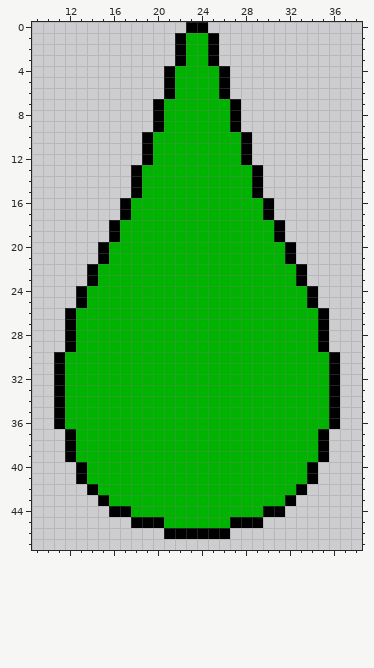
One commit to this pixel-art sprite: images/green-droplet.png. Above is the file before it was changed.
The file is 48x48 pixels. Colours within 5 levels of each other are drawn and written as one. Shown: x 9..38, y 0..47.
And afterwards:
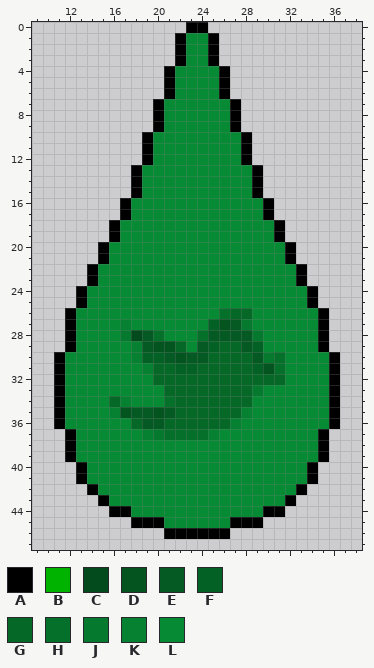
Palette (. is transparent): A #000000  B #00b300  C #034b1c  D #045420  E #045a22  F #046125  G #056827  H #05702a  J #057a2e  K #068131  L #068a34
The exact change:
@@ x 9..38 @@
  0 ..............AA..............
- 1 .............ABBA.............
- 2 .............ABBA.............
- 3 .............ABBA.............
- 4 ............ABBBBA............
- 5 ............ABBBBA............
- 6 ............ABBBBA............
- 7 ...........ABBBBBBA...........
- 8 ...........ABBBBBBA...........
- 9 ...........ABBBBBBA...........
-10 ..........ABBBBBBBBA..........
-11 ..........ABBBBBBBBA..........
-12 ..........ABBBBBBBBA..........
-13 .........ABBBBBBBBBBA.........
-14 .........ABBBBBBBBBBA.........
-15 .........ABBBBBBBBBBA.........
-16 ........ABBBBBBBBBBBBA........
-17 ........ABBBBBBBBBBBBA........
-18 .......ABBBBBBBBBBBBBBA.......
-19 .......ABBBBBBBBBBBBBBA.......
-20 ......ABBBBBBBBBBBBBBBBA......
-21 ......ABBBBBBBBBBBBBBBBA......
-22 .....ABBBBBBBBBBBBBBBBBBA.....
-23 .....ABBBBBBBBBBBBBBBBBBA.....
-24 ....ABBBBBBBBBBBBBBBBBBBBA....
-25 ....ABBBBBBBBBBBBBBBBBBBBA....
-26 ...ABBBBBBBBBBBBBBBBBBBBBBA...
-27 ...ABBBBBBBBBBBBBBBBBBBBBBA...
-28 ...ABBBBBBBBBBBBBBBBBBBBBBA...
-29 ...ABBBBBBBBBBBBBBBBBBBBBBA...
-30 ..ABBBBBBBBBBBBBBBBBBBBBBBBA..
-31 ..ABBBBBBBBBBBBBBBBBBBBBBBBA..
-32 ..ABBBBBBBBBBBBBBBBBBBBBBBBA..
-33 ..ABBBBBBBBBBBBBBBBBBBBBBBBA..
-34 ..ABBBBBBBBBBBBBBBBBBBBBBBBA..
-35 ..ABBBBBBBBBBBBBBBBBBBBBBBBA..
-36 ..ABBBBBBBBBBBBBBBBBBBBBBBBA..
-37 ...ABBBBBBBBBBBBBBBBBBBBBBA...
-38 ...ABBBBBBBBBBBBBBBBBBBBBBA...
-39 ...ABBBBBBBBBBBBBBBBBBBBBBA...
-40 ....ABBBBBBBBBBBBBBBBBBBBA....
-41 ....ABBBBBBBBBBBBBBBBBBBBA....
-42 .....ABBBBBBBBBBBBBBBBBBA.....
-43 ......ABBBBBBBBBBBBBBBBA......
-44 .......AABBBBBBBBBBBBAA.......
-45 .........AAABBBBBBAAA.........
+ 1 .............ALLA.............
+ 2 .............ALLA.............
+ 3 .............ALLA.............
+ 4 ............ALLLLA............
+ 5 ............ALLLLA............
+ 6 ............ALLLLA............
+ 7 ...........ALLLLLLA...........
+ 8 ...........ALLLLLLA...........
+ 9 ...........ALLLLLLA...........
+10 ..........ALLLLLLLLA..........
+11 ..........ALLLLLLLLA..........
+12 ..........ALLLLLLLLA..........
+13 .........ALLLLLLLLLLA.........
+14 .........ALLLLLLLLLLA.........
+15 .........ALLLLLLLLLLA.........
+16 ........ALLLLLLLLLLLLA........
+17 ........ALLLLLLLLLLLLA........
+18 .......ALLLLLLLLLLLLLLA.......
+19 .......ALLLLLLLLLLLLLLA.......
+20 ......ALLLLLLLLLLLLLLLLA......
+21 ......ALLLLLLLLLLLLLLLLA......
+22 .....ALLLLLLLLLLLLLLLLLLA.....
+23 .....ALLLLLLLLLLLLLLLLLLA.....
+24 ....ALLLLLLLLLLLLLLLLLLLLA....
+25 ....ALLLLLLLLLLLLLLLLLLLLA....
+26 ...ALLLLLLLLLLLLLHGGLLLLLLA...
+27 ...ALLLLKLLLLLLLFDEJLLLLLLA...
+28 ...ALLLLJCEHLLLHEEEEJLLLLLA...
+29 ...ALLLLLKEDDGLEFGGEFLLLLLA...
+30 ..ALLLLLLKFFEDEEGGGGEJHLLLLA..
+31 ..ALLLLLLLKGGFFGGGGGFDHLLLLA..
+32 ..ALLLLLLLLGGGGGGGGGGGGLLLLA..
+33 ..ALLLLLLLLLGGGGGGGGJLLLLLLA..
+34 ..ALLLLGKLLLHGGGGGGGLLLLLLLA..
+35 ..ALLLLKDEEDEGGGGGGKLLLLLLLA..
+36 ..ALLLLLLGEEGGGGGGKLLLLLLLLA..
+37 ...ALLLLLLKJHHHHKLLLLLLLLLA...
+38 ...ALLLLLLLLLLLLLLLLLLLLLLA...
+39 ...ALLLLLLLLLLLLLLLLLLLLLLA...
+40 ....ALLLLLLLLLLLLLLLLLLLLA....
+41 ....ALLLLLLLLLLLLLLLLLLLLA....
+42 .....ALLLLLLLLLLLLLLLLLLA.....
+43 ......ALLLLLLLLLLLLLLLLA......
+44 .......AALLLLLLLLLLLLAA.......
+45 .........AAALLLLLLAAA.........
 46 ............AAAAAA............
Where, in picture pixels (left, top, right, bottom), the same in both pictures:
changed: (65, 33, 329, 528)
